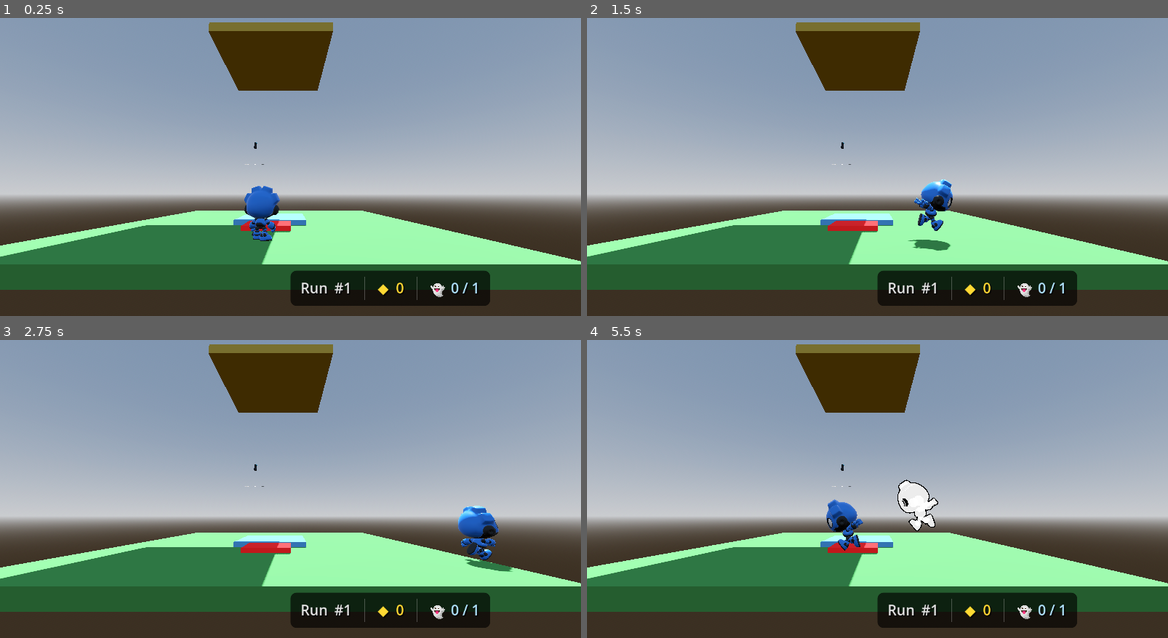
Above: before the commit, frames 1-4 (two rows, left to right).
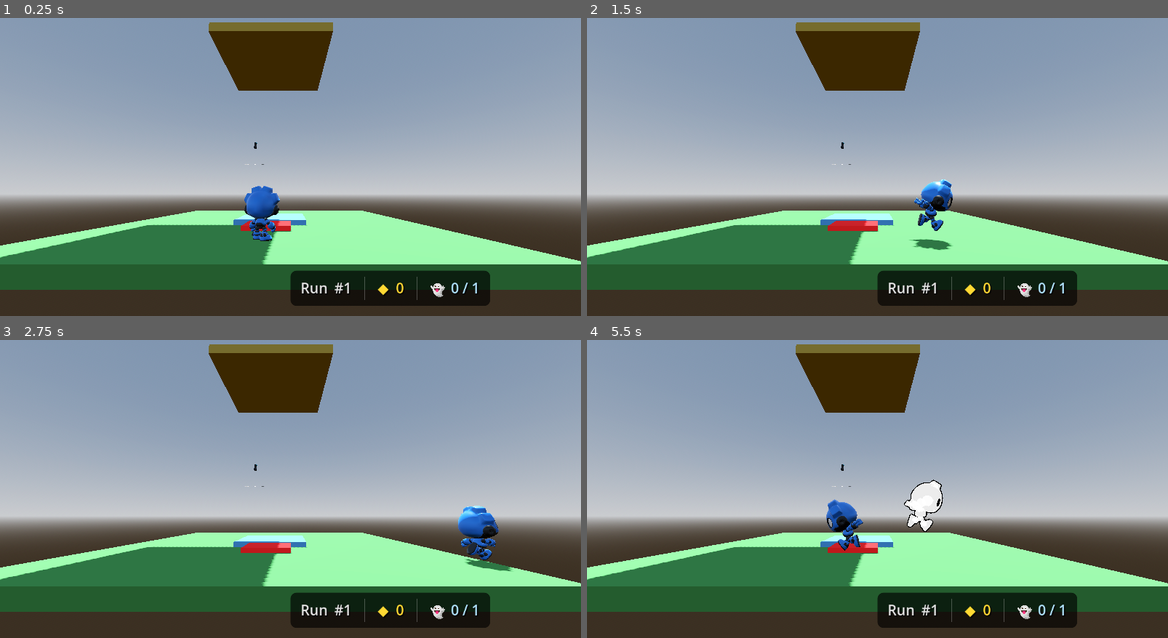
Above: after the commit, the same moments.

Repository: ZacharyEllison/rewind
Game: Godot game, scene res://scenes/main.tscn
Two runs of this game, one before a commit and one after it. Both use one fixed random seed, a clock stepped at 60 frames per second and the inputs below.
Inputs (mouse positions are in pixels of both pictures, inside the frame that each line leads up to):
- Up to frame 1 (0.25 s): no input
- Up to frame 2 (1.5 s): tap Enter (ui_accept) at 0.5, 0.77, 1.07 s; move the mouse to (1005, 137) at 0.52 s; hold Right (ui_right) 0.53-1.25 s; tap 1 at 0.6 s; click (1005, 137) at 0.67 s; drag from (761, 169) to (848, 217) at 1.27 s
- Up to frame 3 (2.75 s): move the mouse to (348, 402) at 2.02 s; hold Right (ui_right) from 2.03 s (still down); tap 3 at 2.1 s
- Up to frame 4 (5.5 s): release Right (ui_right) at 2.75 s; drag from (848, 539) to (703, 426) at 2.77 s; move the mouse to (1051, 524) at 3.52 s; hold Left (ui_left) 3.53-4.25 s; tap 5 at 3.6 s; tap Enter (ui_accept) at 3.77, 4.07, 4.25 s; drag from (703, 426) to (790, 393) at 4.27 s; move the mouse to (906, 474) at 5.02 s; hold Down (ui_down) from 5.03 s (still down); tap 7 at 5.1 s; click (906, 474) at 5.17 s

The runs differ from the first frame. In frame 1, 0.2% of the frame differs, in the area x 0-53%, y 41-83%; in frame 2, 0.2%; in frame 3, 0.2%; in frame 4, 0.8%, in the area x 0-62%, y 41-83%.

Commit message:
Enhance game mechanics: add new signals for attempt management, improve LiftPlatform and PressureButton interactions, and refine animation state handling

Diff:
--- a/assets/scripts/_systems/GameManager.gd
+++ b/assets/scripts/_systems/GameManager.gd
@@ -16,6 +16,7 @@
 signal sand_crystal_collected(count: int)
 signal ghost_slots_changed(slots_used: int, slots_max: int)
 signal level_changed(level_id: int)
+signal new_attempt_started
 
 ## Game state
 const MAX_ATTEMPT_TIME: float = 30.0
@@ -44,8 +45,10 @@
 ## Elapsed time since the last position sample was recorded.
 ## Used instead of floating-point modulo to reliably fire at RECORD_INTERVAL.
 var _record_accumulator: float = 0.0
+var _robot_animation_controller: Node = null
 
 func _ready() -> void:
+	add_to_group("game_manager")
 	_initialize_game()
 	print("GameManager Ready - Max Attempt Time: %0.0f seconds" % MAX_ATTEMPT_TIME)
 
@@ -72,6 +75,8 @@
 
 func _process(delta: float) -> void:
 	if is_recording and robot_node:
+		if not _robot_animation_controller or not is_instance_valid(_robot_animation_controller):
+			_robot_animation_controller = _find_robot_animation_controller()
 		current_attempt_duration += delta
 
 		# Record robot position at fixed intervals using an accumulator.
@@ -86,7 +91,7 @@
 				var body := robot_node as CharacterBody3D
 				var on_floor := body.is_on_floor() if body else true
 				var velocity := body.velocity if body else Vector3.ZERO
-				recorded_animations.append(_derive_animation_state(velocity, on_floor))
+				recorded_animations.append(_get_recorded_animation_state(velocity, on_floor))
 
 		# Auto-stop at max time
 		if current_attempt_duration >= MAX_ATTEMPT_TIME:
@@ -135,7 +140,7 @@
 	past_runs.clear()
 	emit_signal("ghost_slots_changed", 0, max_ghost_slots)
 	_reset_robot_position()
-
+	emit_signal("new_attempt_started")
 	print("New attempt started")
 
 func retry_current_attempt() -> void:
@@ -156,6 +161,7 @@
 
 func set_robot(node: Node) -> void:
 	robot_node = node
+	_robot_animation_controller = _find_robot_animation_controller()
 	print("Robot set - ", str(robot_node))
 
 func _update_level(level: int) -> void:
@@ -212,3 +218,27 @@
 		return "walk"
 	else:
 		return "idle"
+
+
+func _get_recorded_animation_state(velocity: Vector3, on_floor: bool) -> String:
+	if _robot_animation_controller and _robot_animation_controller.has_method("get_current_animation_state"):
+		var state := _robot_animation_controller.call("get_current_animation_state") as String
+		if not state.is_empty():
+			return state
+	return _derive_animation_state(velocity, on_floor)
+
+
+func _find_robot_animation_controller() -> Node:
+	if not robot_node:
+		return null
+	return _find_node_with_method(robot_node, "get_current_animation_state")
+
+
+func _find_node_with_method(node: Node, method_name: String) -> Node:
+	if node.has_method(method_name):
+		return node
+	for child in node.get_children():
+		var found := _find_node_with_method(child, method_name)
+		if found:
+			return found
+	return null
--- a/assets/scripts/_systems/GhostRobot.gd
+++ b/assets/scripts/_systems/GhostRobot.gd
@@ -7,6 +7,7 @@
 signal playback_finished
 
 @export var playback_speed: float = 1.0
+@export var turn_speed: float = 10.0
 
 var _positions: Array[Vector3] = []
 var _animations: Array[String] = []
@@ -19,12 +20,15 @@
 var _anim_player: AnimationPlayer
 var _current_anim: String = ""
 var _last_position: Vector3 = Vector3.ZERO
+var _visual_root: Node3D
 
 
 func _ready() -> void:
 	visible = false
 	_anim_player = _find_animation_player(self)
+	_visual_root = get_node_or_null("robot_gobot") as Node3D
 	GhostAppearance.apply(self)
+	_setup_interaction_area()
 
 
 func start_playback(positions: Array[Vector3], animations: Array[String] = []) -> void:
@@ -39,6 +43,8 @@
 	visible = true
 	global_position = _positions[0]
 	_last_position = _positions[0]
+	if not _animations.is_empty():
+		_play_anim(_animations[0])
 
 
 func stop_playback() -> void:
@@ -71,9 +77,9 @@
 	# Rotate ghost to face direction of movement
 	var movement := new_position - _last_position
 	var horizontal_movement := Vector3(movement.x, 0.0, movement.z)
-	if horizontal_movement.length_squared() > 0.0001:
-		var target_basis := Basis.looking_at(horizontal_movement.normalized(), Vector3.UP)
-		global_basis = global_basis.orthonormalized().slerp(target_basis, 1)
+	if _visual_root and horizontal_movement.length_squared() > 0.0001:
+		var target_basis := Basis.looking_at(-horizontal_movement.normalized(), Vector3.UP)
+		_visual_root.global_transform.basis = _visual_root.global_transform.basis.slerp(target_basis, turn_speed * delta)
 
 	global_position = new_position
 	_last_position = new_position
@@ -120,3 +126,18 @@
 		if found:
 			return found
 	return null
+
+
+## Creates an Area3D child that moves with the ghost and can trigger pressure buttons.
+## The area is in the "ghost_body" group so PressureButton can identify it.
+func _setup_interaction_area() -> void:
+	var area := Area3D.new()
+	area.add_to_group("ghost_body")
+	var shape := CapsuleShape3D.new()
+	shape.radius = 0.25
+	shape.height = 0.9
+	var col := CollisionShape3D.new()
+	col.shape = shape
+	col.position = Vector3(0, 0.45, 0)
+	area.add_child(col)
+	add_child(area)
--- a/assets/scripts/_systems/LiftPlatform.gd
+++ b/assets/scripts/_systems/LiftPlatform.gd
@@ -1,40 +1,45 @@
 ## LiftPlatform
-## An AnimatableBody3D that smoothly rises by [member lift_height] when [method activate] is called.
-## Move in _physics_process so CharacterBody3D.move_and_slide() correctly carries the player.
+## An AnimatableBody3D that smoothly rises and falls.
+## activate() raises it to the top; deactivate() lowers it back down from wherever it is.
+## reset() snaps instantly to the start position (called automatically on new_attempt_started).
 
 class_name LiftPlatform
 extends AnimatableBody3D
 
-## Vertical distance (in units) the platform rises when activated.
+## Vertical distance (in units) the platform travels from start to top.
 @export var lift_height: float = 7.8
-## Duration in seconds to complete the rise.
+## Seconds for a full start-to-top or top-to-start travel.
 @export var lift_duration: float = 3.0
 
 var _start_y: float
-var _target_y: float
-var _elapsed: float = 0.0
-var _is_rising: bool = false
+var _top_y: float
+
+# General movement state — handles both rising and lowering from any position.
+var _is_moving: bool = false
+var _move_from_y: float = 0.0
+var _move_to_y: float = 0.0
+var _move_elapsed: float = 0.0
+var _move_duration: float = 0.0
 
 
 func _ready() -> void:
 	sync_to_physics = true
 	_start_y = global_position.y
-	_target_y = _start_y + lift_height
+	_top_y = _start_y + lift_height
 	_build_mesh()
 	_build_collision()
+	_connect_game_manager()
 
 
 func _build_mesh() -> void:
 	var box := BoxMesh.new()
 	box.size = Vector3(2.8, 0.4, 2.8)
-
 	var mat := StandardMaterial3D.new()
 	mat.albedo_color = Color(0.35, 0.65, 0.9)
 	mat.emission_enabled = true
 	mat.emission = Color(0.1, 0.25, 0.5)
 	mat.emission_energy_multiplier = 0.6
 	box.material = mat
-
 	var mi := MeshInstance3D.new()
 	mi.mesh = box
 	add_child(mi)
@@ -48,24 +53,57 @@
 	add_child(col)
 
 
-## Call this to start the lift rising. Ignored if already at the top or currently rising.
+func _connect_game_manager() -> void:
+	var gm := get_tree().get_first_node_in_group("game_manager")
+	if gm and gm.has_signal("new_attempt_started"):
+		gm.new_attempt_started.connect(reset)
+
+
+## Smoothly rise to the top. Ignored if already at/moving toward the top.
 func activate() -> void:
-	if _is_rising or global_position.y >= _target_y - 0.01:
+	if _is_moving and _move_to_y >= _top_y - 0.01:
 		return
-	_elapsed = 0.0
-	_is_rising = true
-	print("LiftPlatform: rising to y=%.2f" % _target_y)
+	if global_position.y >= _top_y - 0.01:
+		return
+	_start_move(global_position.y, _top_y)
+	print("LiftPlatform: rising to y=%.2f" % _top_y)
+
+
+## Smoothly lower back to start. Ignored if already at/moving toward the bottom.
+func deactivate() -> void:
+	if _is_moving and _move_to_y <= _start_y + 0.01:
+		return
+	if global_position.y <= _start_y + 0.01:
+		return
+	_start_move(global_position.y, _start_y)
+	print("LiftPlatform: lowering to y=%.2f" % _start_y)
+
+
+## Instantly snap to the start position. Called by GameManager.new_attempt_started.
+func reset() -> void:
+	_is_moving = false
+	_move_elapsed = 0.0
+	global_position.y = _start_y
+	print("LiftPlatform: reset")
+
+
+func _start_move(from_y: float, to_y: float) -> void:
+	_move_from_y = from_y
+	_move_to_y = to_y
+	_move_elapsed = 0.0
+	# Scale duration proportionally so a partial move takes proportionally less time.
+	var fraction: float = abs(to_y - from_y) / lift_height
+	_move_duration = maxf(lift_duration * fraction, 0.05)
+	_is_moving = true
 
 
 func _physics_process(delta: float) -> void:
-	if not _is_rising:
+	if not _is_moving:
 		return
-	_elapsed += delta
-	var t: float = clamp(_elapsed / lift_duration, 0.0, 1.0)
-	# Smoothstep easing
+	_move_elapsed += delta
+	var t: float = clamp(_move_elapsed / _move_duration, 0.0, 1.0)
 	var eased: float = t * t * (3.0 - 2.0 * t)
-	global_position.y = lerpf(_start_y, _target_y, eased)
+	global_position.y = lerpf(_move_from_y, _move_to_y, eased)
 	if t >= 1.0:
-		global_position.y = _target_y
-		_is_rising = false
-		print("LiftPlatform: reached top")
+		global_position.y = _move_to_y
+		_is_moving = false
--- a/assets/scripts/_systems/PressureButton.gd
+++ b/assets/scripts/_systems/PressureButton.gd
@@ -1,6 +1,8 @@
 ## PressureButton
-## A pressure-activated Area3D that emits [signal activated] when a CharacterBody3D steps on it.
-## With latching = true (default), stays active permanently once triggered.
+## A pressure-activated Area3D.
+## Detects both CharacterBody3D (player) and Area3D nodes in the "ghost_body" group (ghosts).
+## Non-latching by default: deactivates when all activators leave.
+## reset() forces inactive without emitting signals, called automatically on new_attempt_started.
 
 class_name PressureButton
 extends Area3D
@@ -8,31 +10,34 @@
 signal activated
 signal deactivated
 
-## If true, stays active once triggered (one-way latch). If false, deactivates when body leaves.
-@export var latching: bool = true
+## If true, stays active permanently once triggered. If false, deactivates when all activators leave.
+@export var latching: bool = false
 
 var _is_active: bool = false
-var _bodies_inside: int = 0
+## Counts all activators currently overlapping (player bodies + ghost areas).
+var _activators_inside: int = 0
 var _mesh_instance: MeshInstance3D
+
 
 func _ready() -> void:
 	_build_mesh()
 	_build_collision()
 	body_entered.connect(_on_body_entered)
 	body_exited.connect(_on_body_exited)
+	area_entered.connect(_on_area_entered)
+	area_exited.connect(_on_area_exited)
+	_connect_game_manager()
 
 
 func _build_mesh() -> void:
 	var box := BoxMesh.new()
 	box.size = Vector3(1.6, 0.15, 1.6)
-
 	var mat := StandardMaterial3D.new()
 	mat.albedo_color = Color(0.85, 0.15, 0.15)
 	mat.emission_enabled = true
 	mat.emission = Color(0.5, 0.05, 0.05)
 	mat.emission_energy_multiplier = 1.0
 	box.material = mat
-
 	_mesh_instance = MeshInstance3D.new()
 	_mesh_instance.mesh = box
 	add_child(_mesh_instance)
@@ -46,10 +51,16 @@
 	add_child(col)
 
 
+func _connect_game_manager() -> void:
+	var gm := get_tree().get_first_node_in_group("game_manager")
+	if gm and gm.has_signal("new_attempt_started"):
+		gm.new_attempt_started.connect(reset)
+
+
 func _on_body_entered(body: Node3D) -> void:
 	if not (body is CharacterBody3D):
 		return
-	_bodies_inside += 1
+	_activators_inside += 1
 	if not _is_active:
 		_set_active(true)
 
@@ -57,26 +68,60 @@
 func _on_body_exited(body: Node3D) -> void:
 	if not (body is CharacterBody3D):
 		return
-	_bodies_inside = maxi(_bodies_inside - 1, 0)
-	if not latching and _bodies_inside == 0 and _is_active:
+	_activators_inside = maxi(_activators_inside - 1, 0)
+	if not latching and _activators_inside == 0 and _is_active:
 		_set_active(false)
+
+
+## Ghost areas must be in the "ghost_body" group to activate this button.
+func _on_area_entered(area: Area3D) -> void:
+	if not area.is_in_group("ghost_body"):
+		return
+	_activators_inside += 1
+	if not _is_active:
+		_set_active(true)
+
+
+func _on_area_exited(area: Area3D) -> void:
+	if not area.is_in_group("ghost_body"):
+		return
+	_activators_inside = maxi(_activators_inside - 1, 0)
+	if not latching and _activators_inside == 0 and _is_active:
+		_set_active(false)
+
+
+## Silently force the button back to inactive (no signals emitted). Called on attempt reset.
+func reset() -> void:
+	_activators_inside = 0
+	if _is_active:
+		_is_active = false
+		_update_visual(false)
+	print("PressureButton: reset")
 
 
 func _set_active(value: bool) -> void:
 	_is_active = value
+	_update_visual(value)
+	if value:
+		emit_signal("activated")
+		print("PressureButton: activated")
+	else:
+		emit_signal("deactivated")
+		print("PressureButton: deactivated")
+
+
+func _update_visual(active: bool) -> void:
+	if not _mesh_instance:
+		return
 	var mat := StandardMaterial3D.new()
-	if value:
+	if active:
 		mat.albedo_color = Color(0.15, 0.85, 0.15)
 		mat.emission_enabled = true
 		mat.emission = Color(0.05, 0.5, 0.05)
 		mat.emission_energy_multiplier = 1.0
-		emit_signal("activated")
-		print("PressureButton: activated")
 	else:
 		mat.albedo_color = Color(0.85, 0.15, 0.15)
 		mat.emission_enabled = true
 		mat.emission = Color(0.5, 0.05, 0.05)
 		mat.emission_energy_multiplier = 1.0
-		emit_signal("deactivated")
-	if _mesh_instance:
-		_mesh_instance.mesh.material = mat
+	_mesh_instance.mesh.material = mat
--- a/assets/scripts/_systems/RobotAnimationController.gd
+++ b/assets/scripts/_systems/RobotAnimationController.gd
@@ -64,6 +64,10 @@
 	# If nothing matched, stay on current animation
 
 
+func get_current_animation_state() -> String:
+	return _current_anim
+
+
 func _fallbacks(anim_name: String) -> Array[String]:
 	# Map desired state to likely animation name variants in the GLB
 	var map: Dictionary = {
--- a/scenes/level_00.tscn
+++ b/scenes/level_00.tscn
@@ -69,6 +69,7 @@
 [node name="PressureButton" type="Area3D" parent="."]
 transform = Transform3D(1, 0, 0, 0, 1, 0, 0, 0, 1, 0, 0.3, 2)
 script = ExtResource("4_button")
-latching = true
+latching = false
 
 [connection signal="activated" from="PressureButton" to="LiftPlatform" method="activate"]
+[connection signal="deactivated" from="PressureButton" to="LiftPlatform" method="deactivate"]
